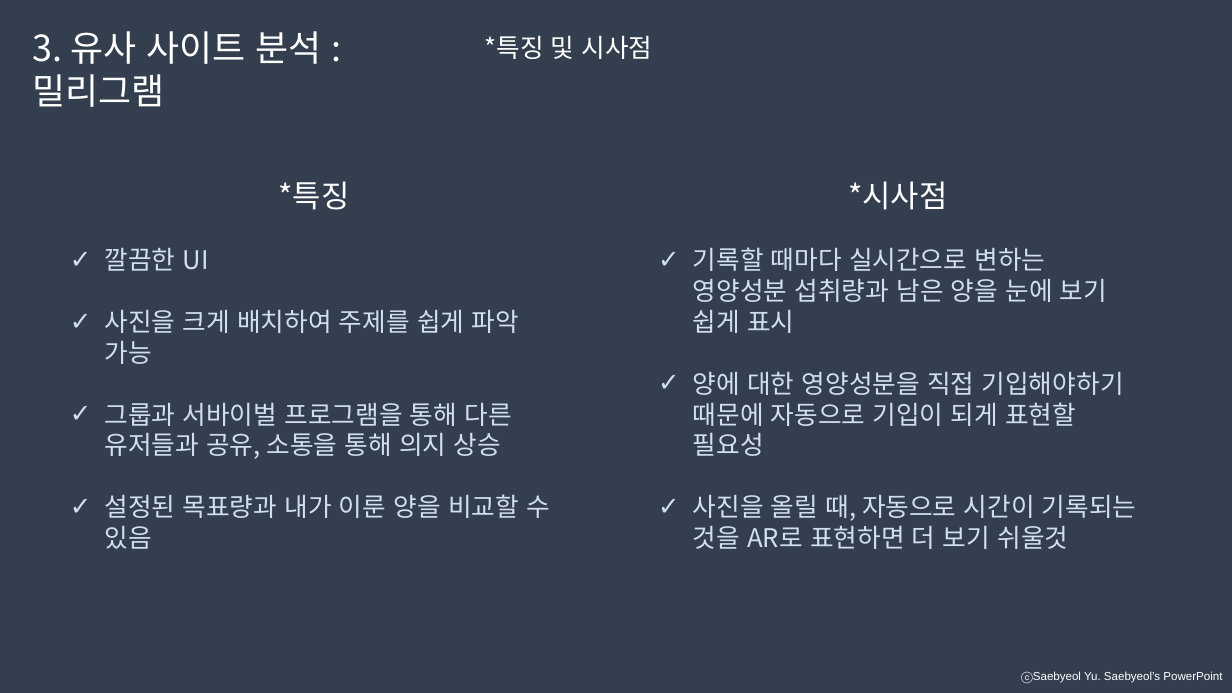
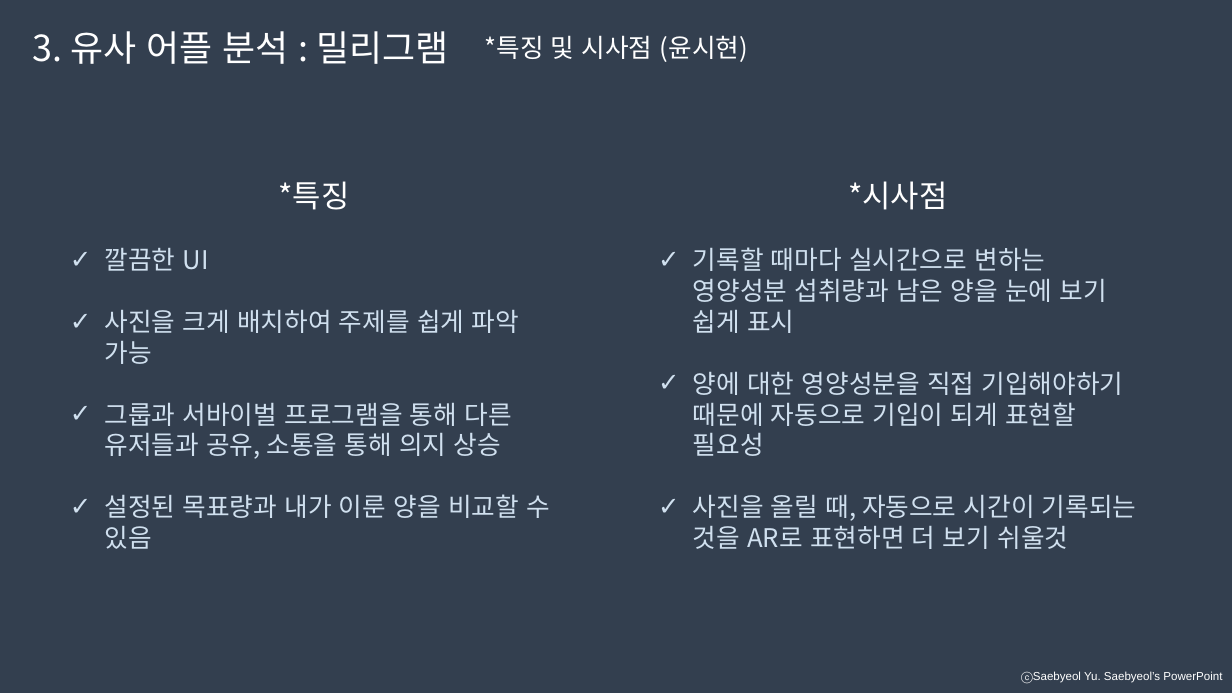
Before and after one commit to developerYHLee/University_Homework, a slide deck: slide 12 of 기말과제.pptx. Drawn at 1232x693 pixels with LibreOffice and Linux fonts; fonts in the diff are those of the drawing. Boxes give left, top, right and bottom in pixels: in the first picture for what was removed or moved away, otherwise in the second. Text is boxed around its words. In the diff, an @@ line names an element or a change of style, - is before the commit and + after.

```diff
--- a/기말과제.pptx
+++ b/기말과제.pptx
@@ text at box(33, 31, 449, 64): text changed @@
-3. 유사 사이트 분석 : 밀리그램
+3. 유사 어플 분석 : 밀리그램
@@ text at box(484, 35, 748, 62): text changed @@
-*특징 및 시사점
+*특징 및 시사점 (윤시현)
```
Also in this commit, not shown: 20 other slides changed.
